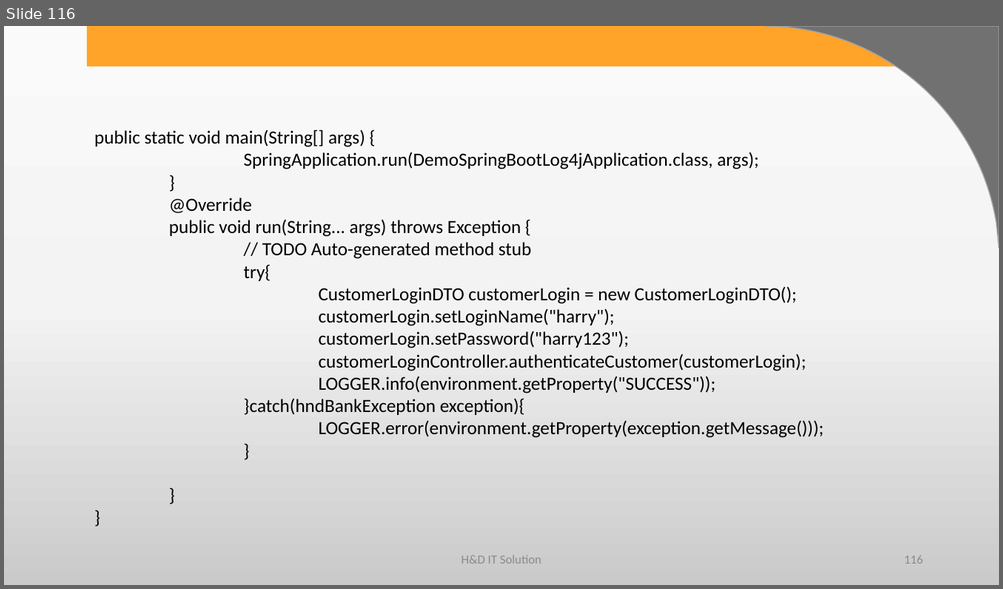
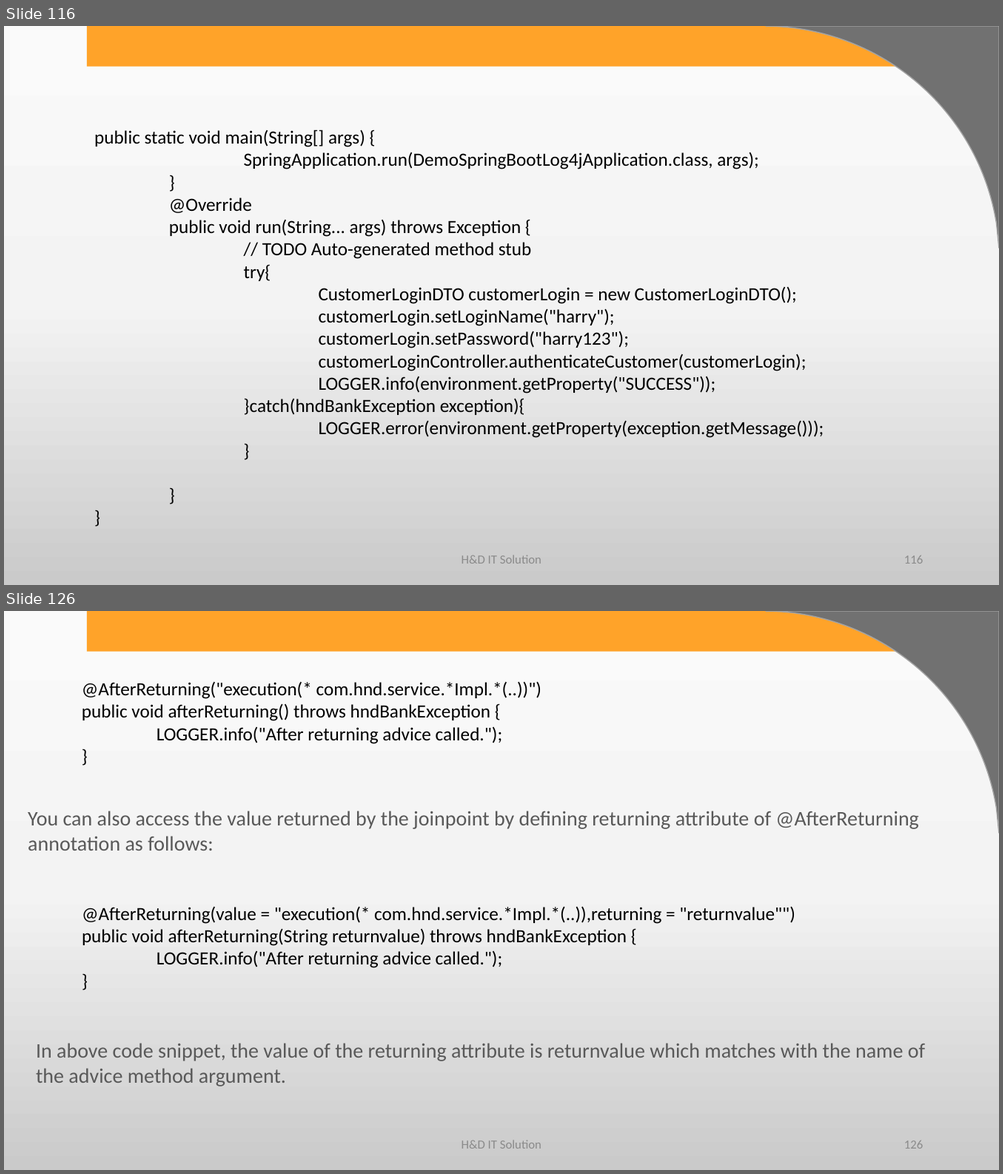
Before and after one commit to harshadasawant/spring_boot1, a slide deck: infinite/src/main/ppt/spring with service layer.pptx. Shown one above the other, each under a label of ours: slide 116 before the commit, slides 116 and 126 after it; the slides between them are not shown. The pictures are 1003x589 and 1003x1174 pixels, drawn with LibreOffice and Linux fonts; fonts in the diff are those of the drawing; background and template pictures are left out. Boxes give left, top, right and bottom in pixels: in the first picture for what was removed or moved away, otherwise in the second. Text is boxed around its words. In the diff, an @@ line names an element or a change of style, - is before the commit and + after.

```diff
--- a/infinite/src/main/ppt/spring with service layer.pptx
+++ b/infinite/src/main/ppt/spring with service layer.pptx
@@ slide 126 added at (4,611,999,1170), background gradient #FBFBFB to #F4F4F4 to #CBCBCB; not listed: 2 template elements that a slide beside it also shows @@
@@ text added at (82,681,541,744), 18 pt, text #000000 @@
+@AfterReturning("execution(* com.hnd.service.*Impl.*(..))")
+public void afterReturning() throws hndBankException {
+LOGGER.info("After returning advice called.");
+}
@@ text added at (28,811,918,851), 20 pt, text #595959 @@
+You can also access the value returned by the joinpoint by defining returning attribute of @AfterReturning annotation as follows:
@@ text added at (82,906,795,968), 18 pt, text #000000 @@
+@AfterReturning(value = "execution(* com.hnd.service.*Impl.*(..)),returning = "returnvalue"")
+public void afterReturning(String returnvalue) throws hndBankException {
+LOGGER.info("After returning advice called.");
+}
@@ text added at (36,1043,925,1087), 20 pt, text #595959 @@
+In above code snippet, the value of the returning attribute is returnvalue which matches with the name of the advice method argument.
@@ text added at (461,1141,541,1149), 12 pt, text #8C8C8C @@
+H&D IT Solution
@@ page number added at (904,1141,922,1149), 12 pt, text #8C8C8C @@
+126
```
Also in this commit, not shown: 17 other slides added, 5 other files.
